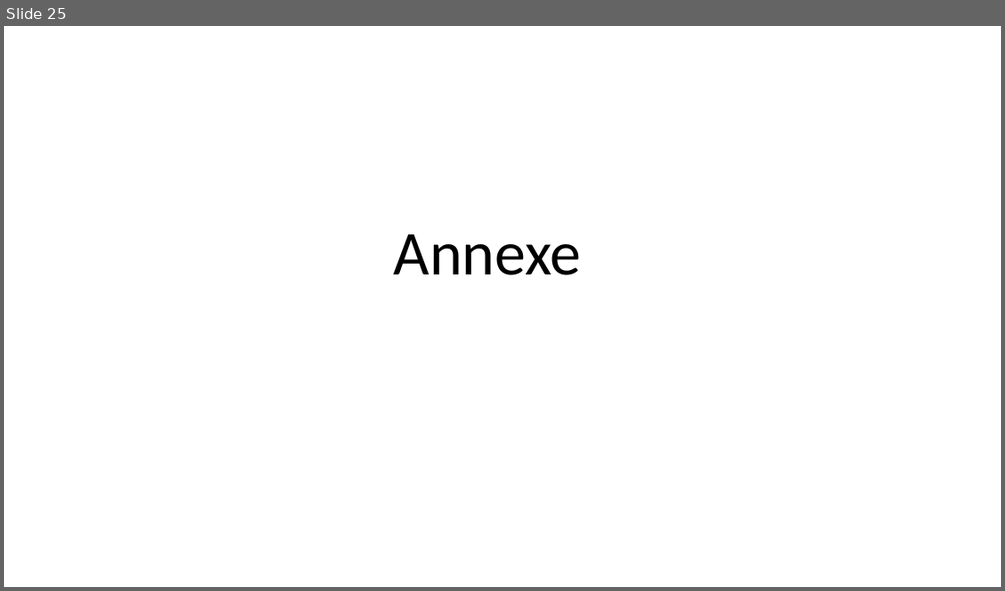
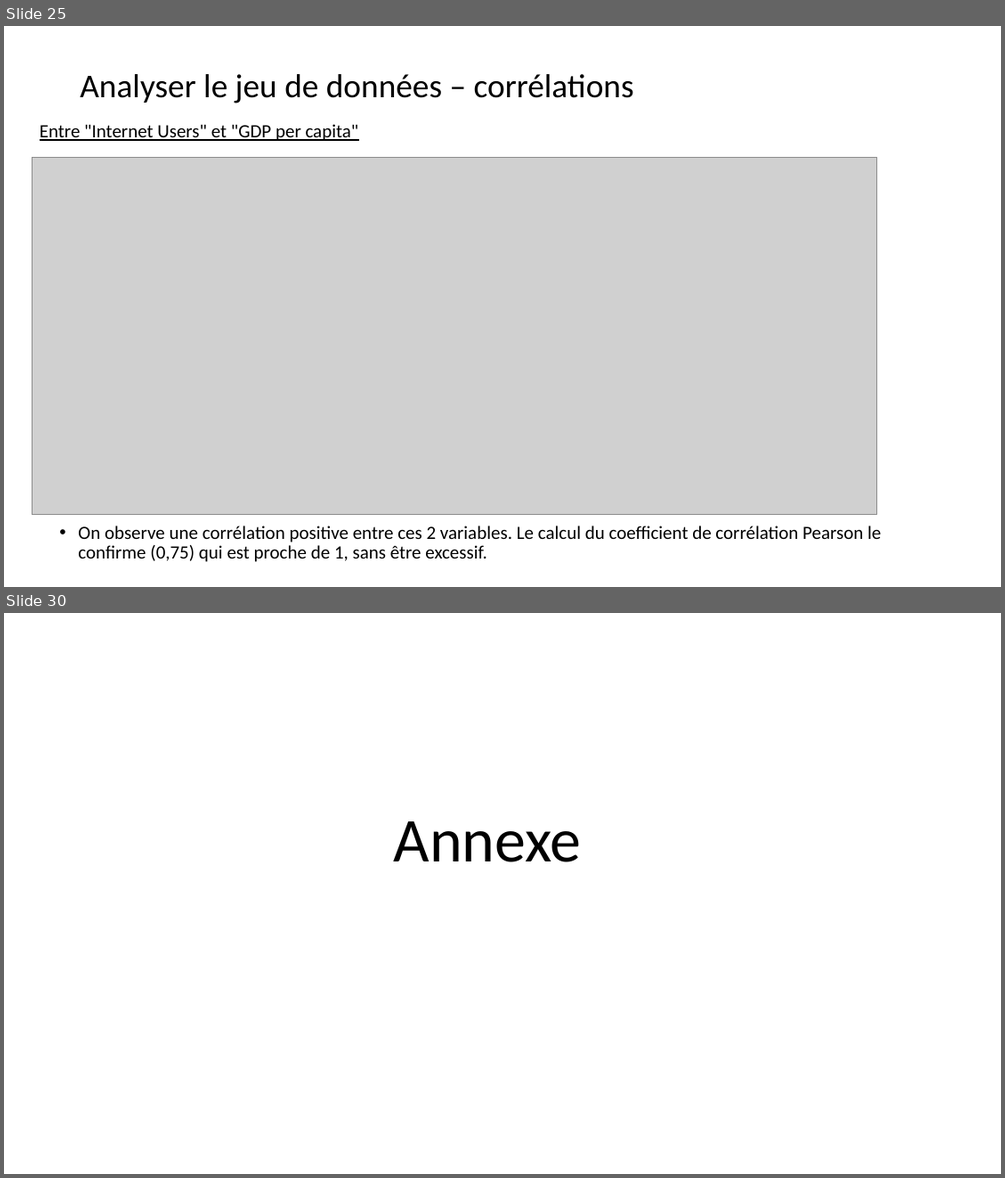
Before and after one commit to ludovic-source/Data_scientist_formation, a slide deck: livrables/Projet_2_presentation_Ludovic_Chimier.pptx. Shown one above the other, each under a label of ours: slide 25 before the commit, slides 25 and 30 after it; the slides between them are not shown. The pictures are 1005x591 and 1005x1178 pixels, drawn with LibreOffice and Linux fonts; fonts in the diff are those of the drawing; grey boxes stand for pictures. Boxes give left, top, right and bottom in pixels: in the first picture for what was removed or moved away, otherwise in the second. Text is boxed around its words. In the diff, an @@ line names an element or a change of style, - is before the commit and + after.

Commit message:
Update Projet_2_presentation_Ludovic_Chimier.pptx
Ajout analyse multi variée dans le support de présentation

```diff
--- a/livrables/Projet_2_presentation_Ludovic_Chimier.pptx
+++ b/livrables/Projet_2_presentation_Ludovic_Chimier.pptx
@@ slide 25 added at [4, 26, 1001, 587], background #FFFFFF @@
@@ title added at [80, 74, 634, 103], 32 pt, text #000000 @@
+Analyser le jeu de données – corrélations
@@ text added at [40, 124, 359, 141], 18 pt, text #000000, underline @@
+Entre "Internet Users" et "GDP per capita"
@@ picture added at [32, 158, 877, 515] @@
@@ text added at [78, 525, 881, 562], 18 pt, text #000000 @@
+• On observe une corrélation positive entre ces 2 variables. Le calcul du coefficient de corrélation Pearson le confirme (0,75) qui est proche de 1, sans être excessif.
@@ what was slide 25 is now slide 30 @@
```
Also in this commit, not shown: 5 slides changed, 5 other slides added, 1 slide removed.
